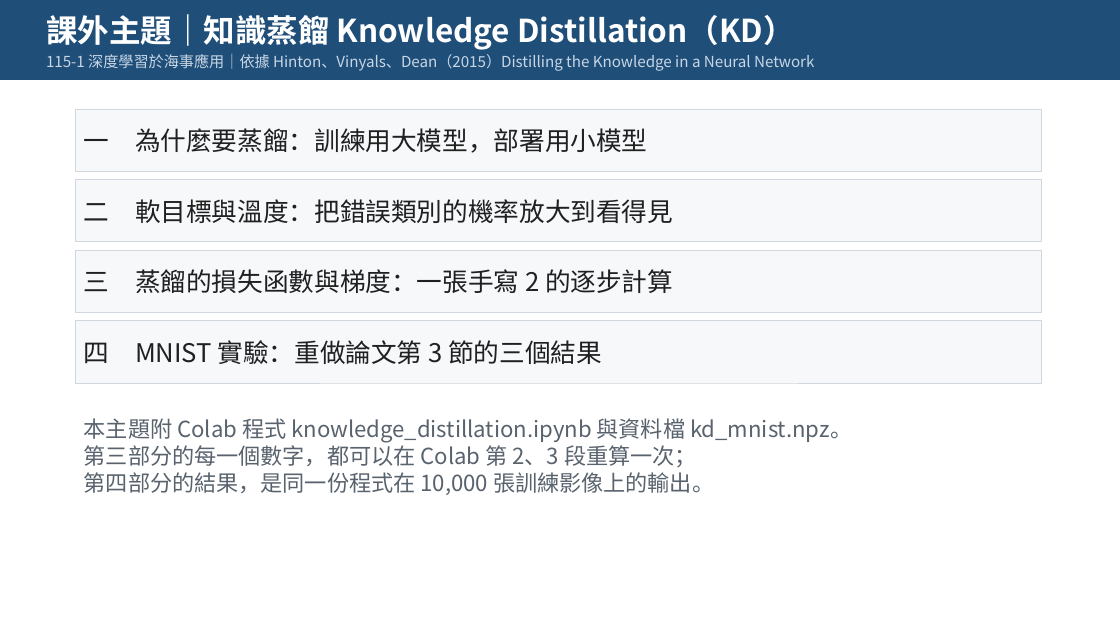
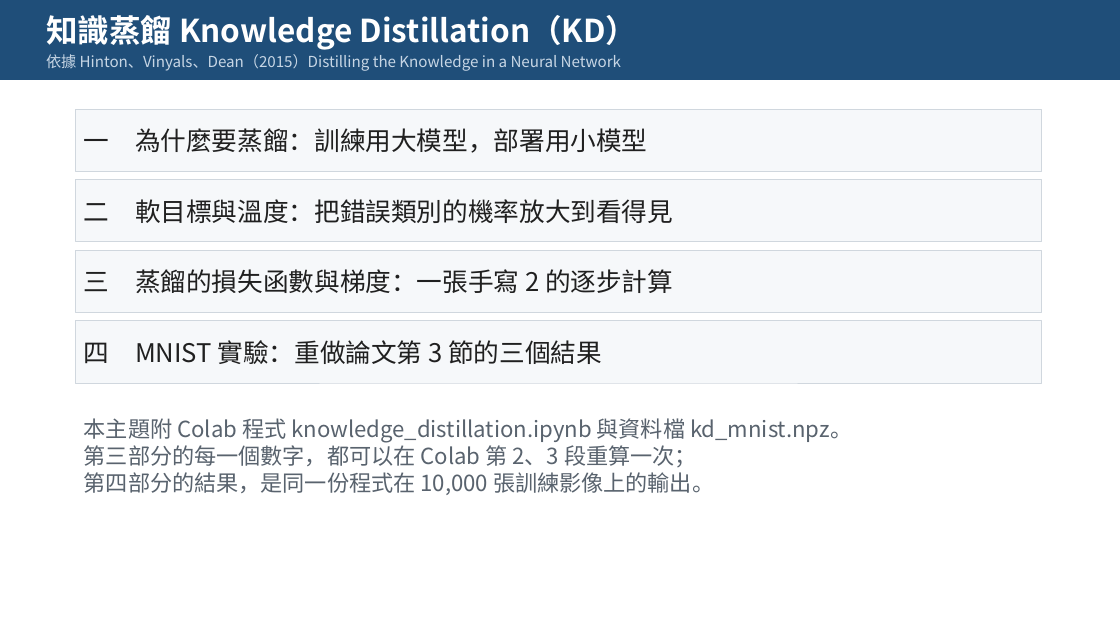
Before and after one commit to pychang-ai/115-1_DLMA, a slide deck: slide 1 of topics/knowledge-distillation/課外主題_知識蒸餾.pptx. Drawn at 1120x630 pixels with LibreOffice and Linux fonts; fonts in the diff are those of the drawing. Boxes give left, top, right and bottom in pixels: in the first picture for what was removed or moved away, otherwise in the second. Text is boxed around its words. In the diff, an @@ line names an element or a change of style, - is before the commit and + after.

```diff
--- a/topics/knowledge-distillation/課外主題_知識蒸餾.pptx
+++ b/topics/knowledge-distillation/課外主題_知識蒸餾.pptx
@@ text at box(46, 15, 637, 50): text changed @@
-課外主題｜知識蒸餾 Knowledge Distillation（KD）
+知識蒸餾 Knowledge Distillation（KD）
@@ text at box(46, 54, 621, 71): text changed @@
-115-1 深度學習於海事應用｜依據 Hinton、Vinyals、Dean（2015）Distilling the Knowledge in a Neural Network
+依據 Hinton、Vinyals、Dean（2015）Distilling the Knowledge in a Neural Network
```
Also in this commit, not shown: 3 other files.
